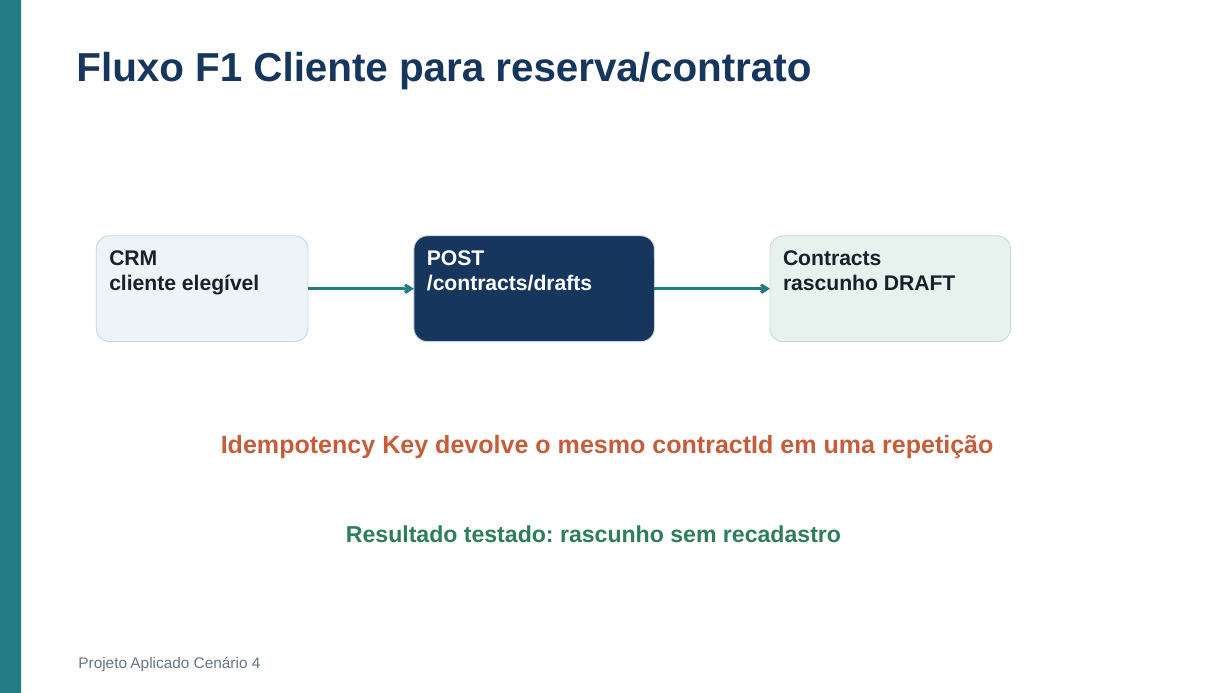
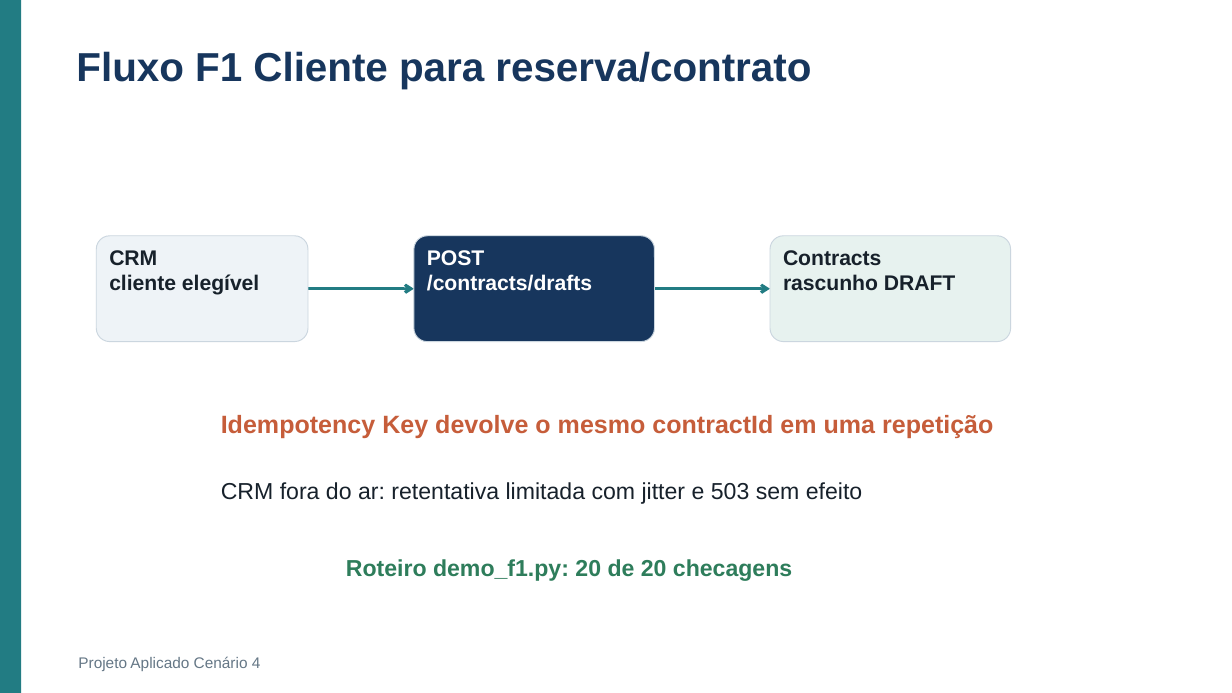
Before and after one commit to Roger-Quinelato/projetoAplicado7, a slide deck: slide 10 of output/Apresentacao_Cenario_4.pptx (slide 8 before the commit). Drawn at 1232x693 pixels with LibreOffice and Linux fonts; fonts in the diff are those of the drawing. Boxes give left, top, right and bottom in pixels: in the first picture for what was removed or moved away, otherwise in the second. Text is boxed around its words. In the diff, an @@ line names an element or a change of style, - is before the commit and + after.

```diff
--- a/output/Apresentacao_Cenario_4.pptx
+++ b/output/Apresentacao_Cenario_4.pptx
@@ text "Idempotency Key devolve o mesmo ..." moved from (x1=221, y1=435, x2=993, y2=458) to (x1=221, y1=415, x2=993, y2=438) @@
@@ text added at (x1=221, y1=482, x2=862, y2=504), 18 pt, text #17212B @@
+CRM fora do ar: retentativa limitada com jitter e 503 sem efeito
@@ text removed at (x1=346, y1=525, x2=841, y2=543) @@
-Resultado testado: rascunho sem recadastro
@@ text added at (x1=346, y1=559, x2=792, y2=581), 18 pt, text #2E7D5B, bold @@
+Roteiro demo_f1.py: 20 de 20 checagens
```
Also in this commit, not shown: 6 other slides changed, 5 slides added, 2 slides removed, 1 other file.
